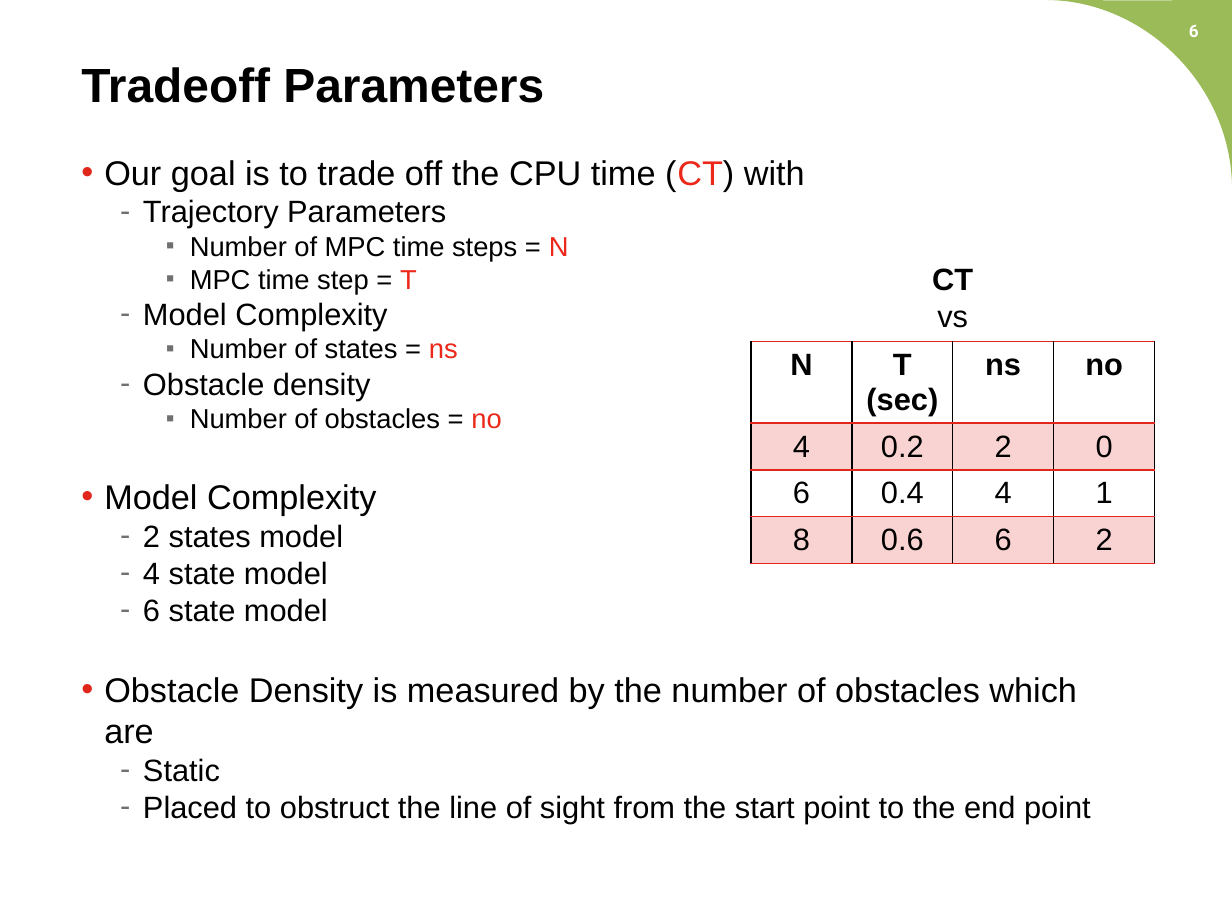
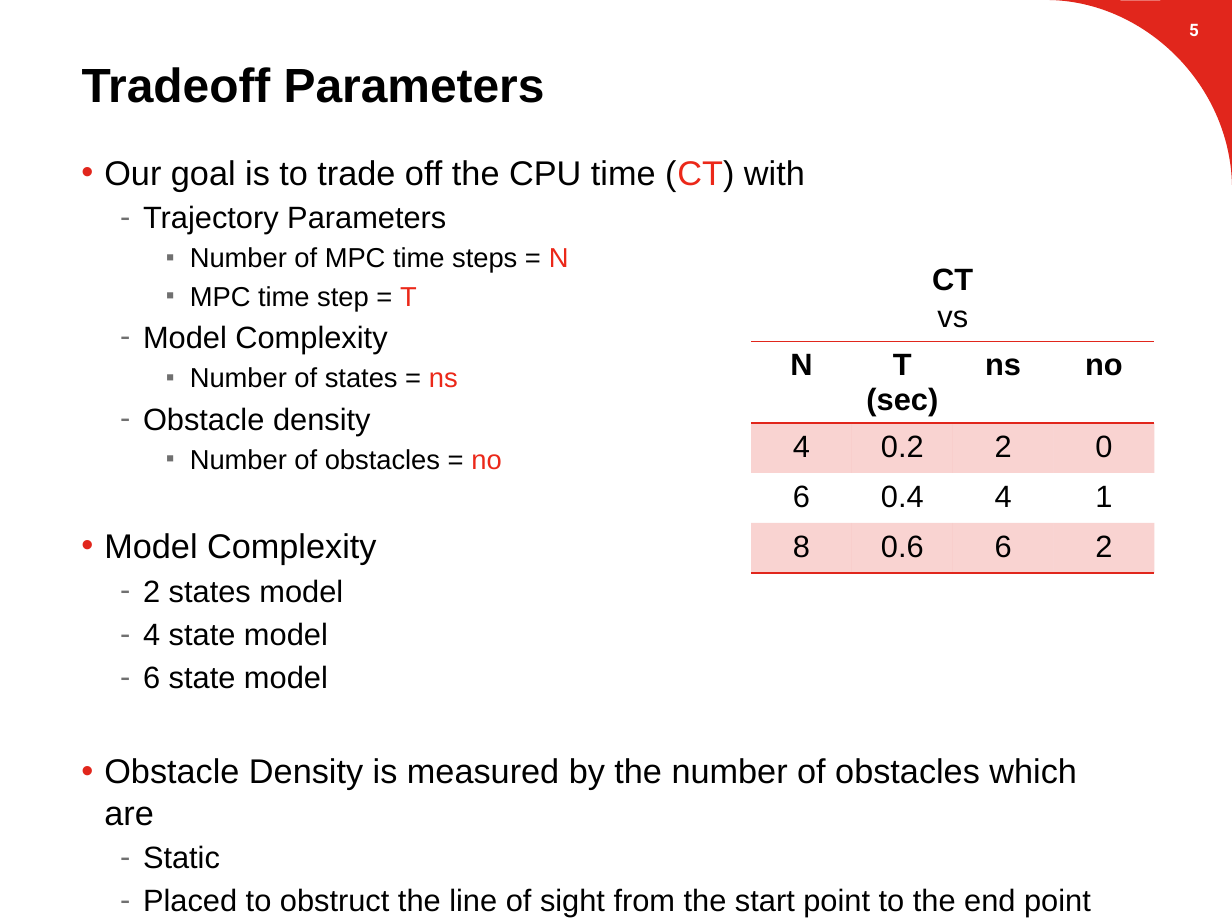
Before and after one commit to suvoganguli/GIG-MPC-Laplacian, a slide deck: slide 6 of 2D Results.pptx. Drawn at 1232x924 pixels with LibreOffice and Linux fonts; fonts in the diff are those of the drawing; background and template pictures are left out. Boxes give left, top, right and bottom in pixels: in the first picture for what was removed or moved away, otherwise in the second. Text is boxed around its words. In the diff, an @@ line names an element or a change of style, - is before the commit and + after.

```diff
--- a/2D Results.pptx
+++ b/2D Results.pptx
@@ freeform shape at bbox=[1047, 0, 1232, 185]: fill #9BBB59 to #E1261C @@
@@ page number at bbox=[1189, 23, 1199, 36]: text changed @@
-6
+5
@@ text "Our goal is to trade ..." at bbox=[104, 160, 1091, 917]: more space between paragraphs @@
@@ table at bbox=[752, 341, 1156, 578] @@
@@ borders changed @@
```
Also in this commit, not shown: 18 other slides changed, 5 slides added, 2 slides removed.
